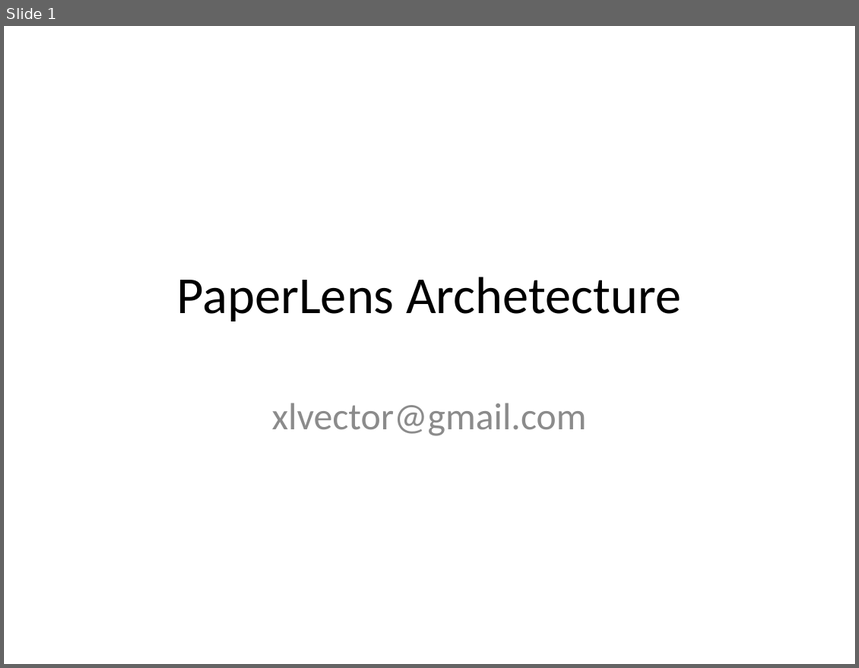
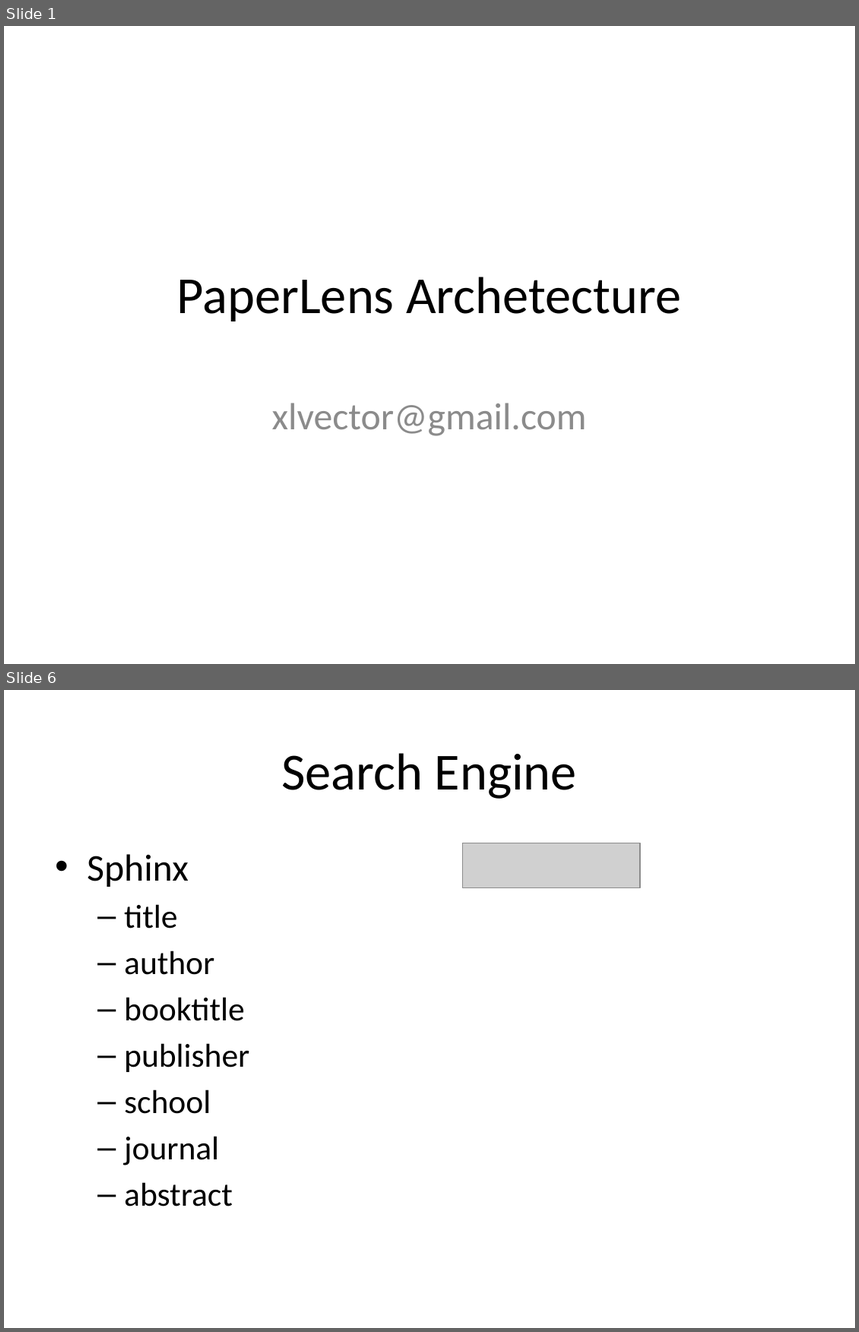
Before and after one commit to amumu-dev/paperlens, a slide deck: doc/PPT/PaperLens Archetecture.pptx. Shown one above the other, each under a label of ours: slide 1 before the commit, slides 1 and 6 after it; the slides between them are not shown. The pictures are 859x668 and 859x1332 pixels, drawn with LibreOffice and Linux fonts; fonts in the diff are those of the drawing; grey boxes stand for pictures. Boxes give left, top, right and bottom in pixels: in the first picture for what was removed or moved away, otherwise in the second. Text is boxed around its words. In the diff, an @@ line names an element or a change of style, - is before the commit and + after.

```diff
--- a/doc/PPT/PaperLens Archetecture.pptx
+++ b/doc/PPT/PaperLens Archetecture.pptx
@@ slide 6 added at bbox=[4, 690, 855, 1328], background #FFFFFF @@
@@ title added at bbox=[281, 753, 577, 799], 44 pt, text #000000 @@
+Search Engine
@@ picture added at bbox=[463, 844, 640, 888] @@
@@ text added at bbox=[87, 854, 249, 1207], 28 pt, text #000000 @@
+• Sphinx
+  – title
+  – author
+  – booktitle
+  – publisher
+  – school
+  – journal
+  – abstract
```
Also in this commit, not shown: 10 other slides added.
